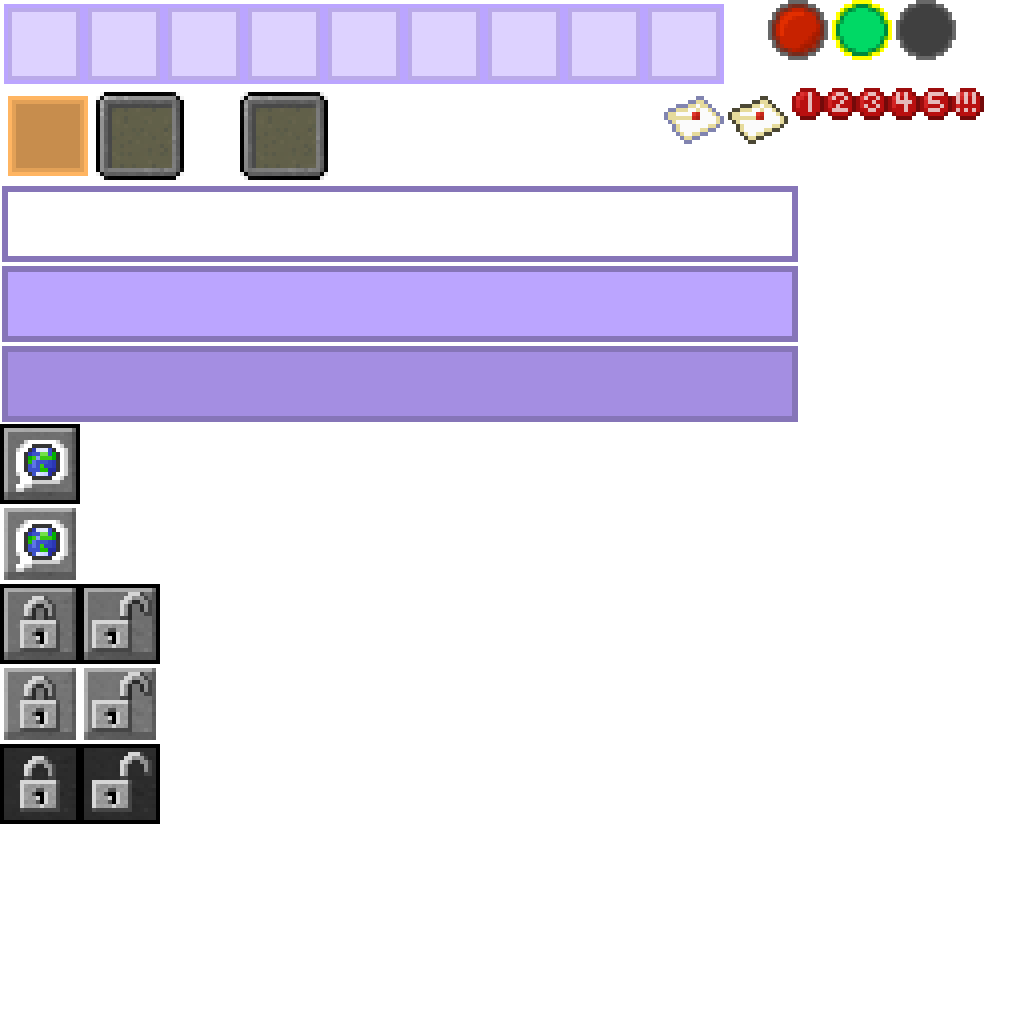
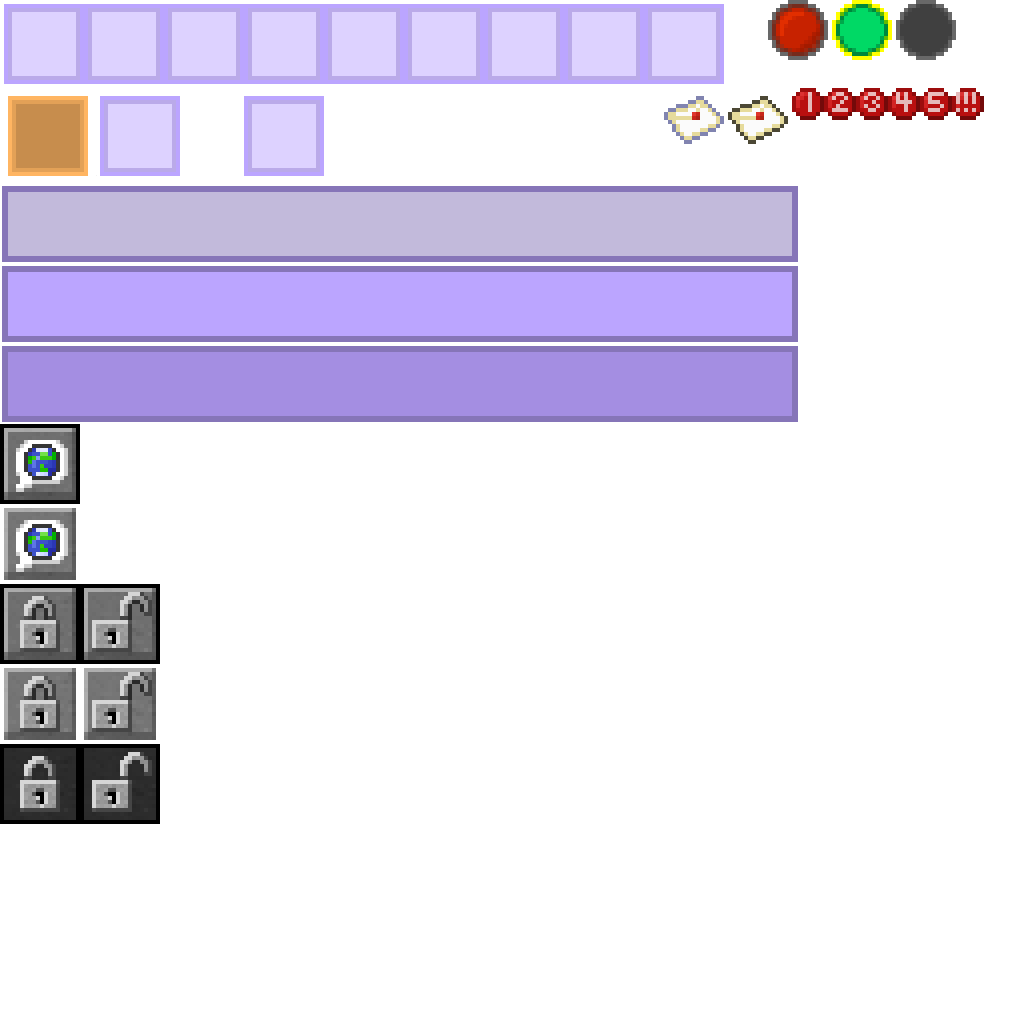
The second w=1024, h=1024 image is a revision of the first. Changes to its layers:
painted on "orange" over [8, 92, 792, 256]
painted on "Paint Layer 1" over [8, 92, 792, 256]
painted on "widgets.png" over [8, 92, 792, 256]
